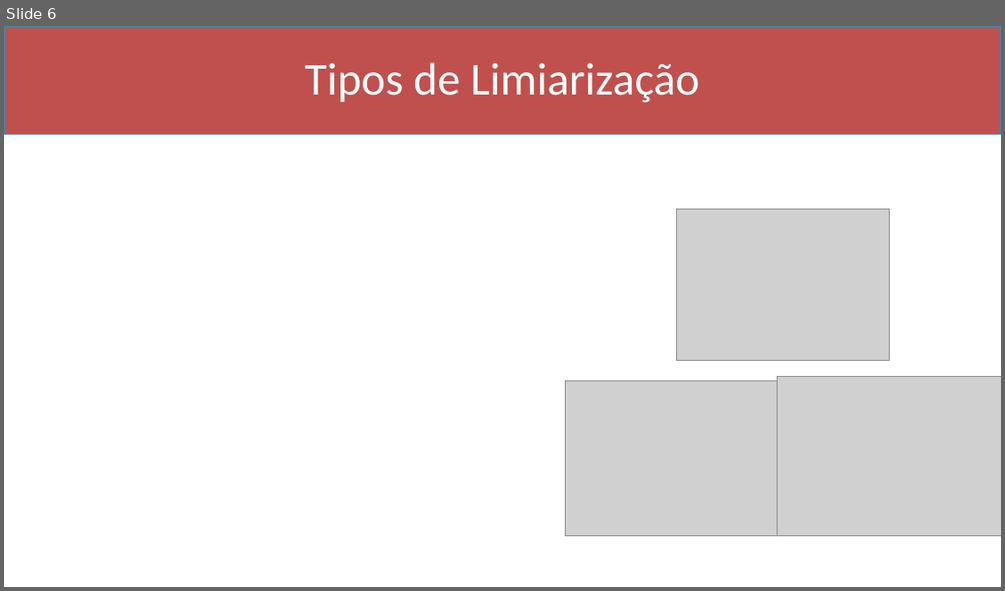
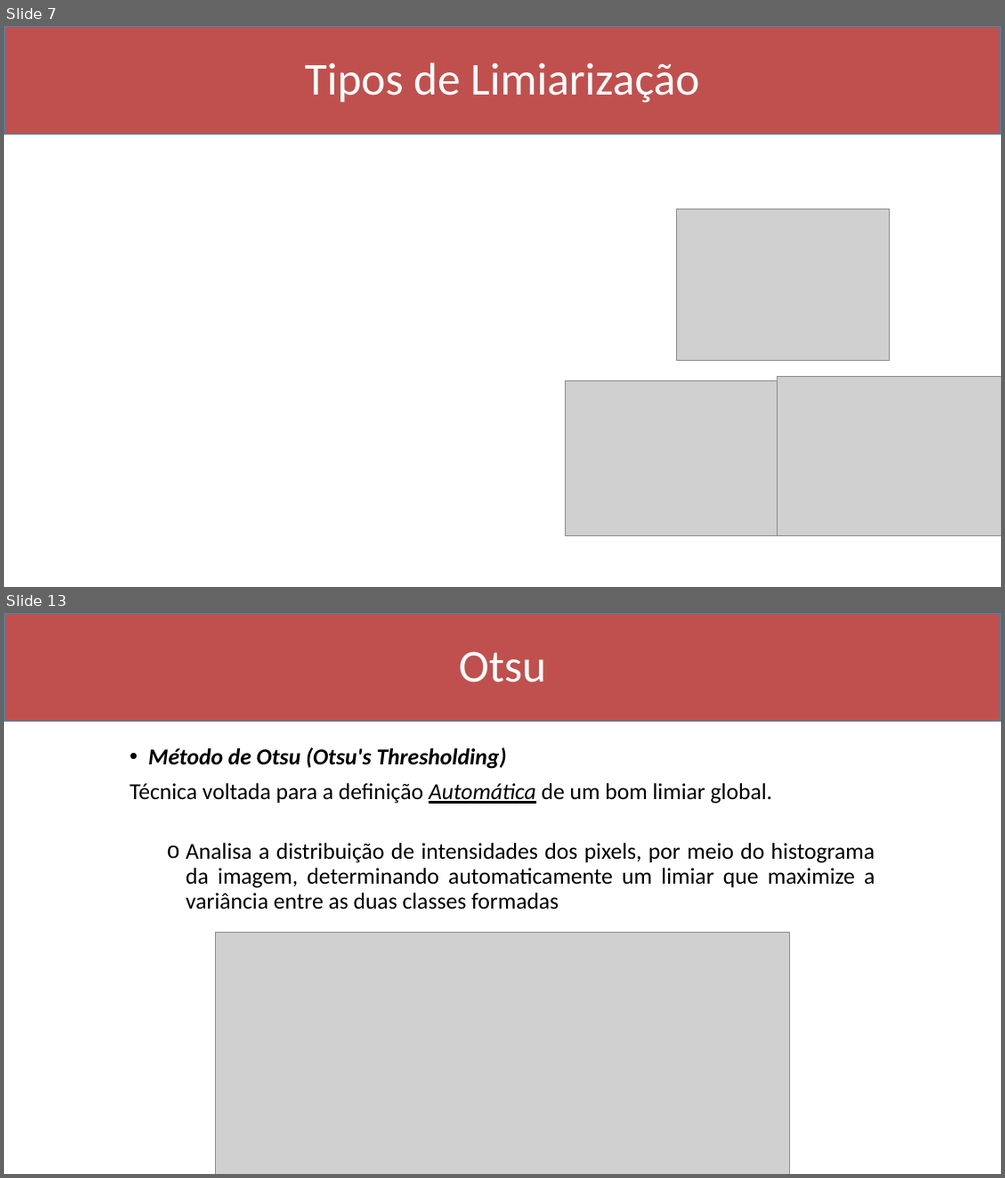
Before and after one commit to Marcio-Salmazo/Aulas, a slide deck: Processamento de Imagens/Slides/09 - Limiarizacao.pptx. Shown one above the other, each under a label of ours: slide 6 before the commit, slides 7 and 13 after it; the slides between them are not shown. The pictures are 1005x591 and 1005x1178 pixels, drawn with LibreOffice and Linux fonts; fonts in the diff are those of the drawing; grey boxes stand for pictures. Boxes give left, top, right and bottom in pixels: in the first picture for what was removed or moved away, otherwise in the second. Text is boxed around its words. In the diff, an @@ line names an element or a change of style, - is before the commit and + after.

```diff
--- a/Processamento de Imagens/Slides/09 - Limiarizacao.pptx
+++ b/Processamento de Imagens/Slides/09 - Limiarizacao.pptx
@@ slide 13 added at box(4, 613, 1001, 1174), background #FFFFFF @@
@@ rectangle added at box(4, 613, 1001, 722), fill #C0504D, outline #418AB3 1 pt @@
@@ title added at box(459, 651, 546, 682), 44 pt, text #FFFFFF @@
+Otsu
@@ text added at box(129, 747, 874, 909), 22 pt, text #000000 @@
+• Método de Otsu (Otsu's Thresholding)
+Técnica voltada para a definição Automática de um bom limiar global.
+  o Analisa a distribuição de intensidades dos pixels, por meio do histograma da imagem, determinando automaticamente um limiar que maximize a variância entre as duas classes formadas
@@ picture added at box(216, 933, 790, 1174) @@
@@ what was slide 6 is now slide 7 @@
```
Also in this commit, not shown: 1 slide changed, 7 other slides added.
